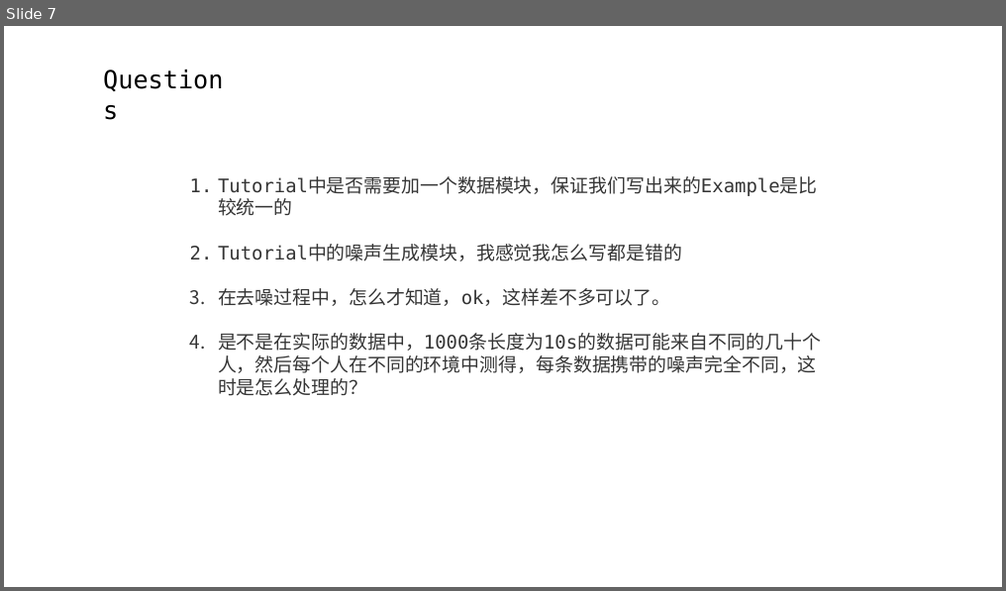
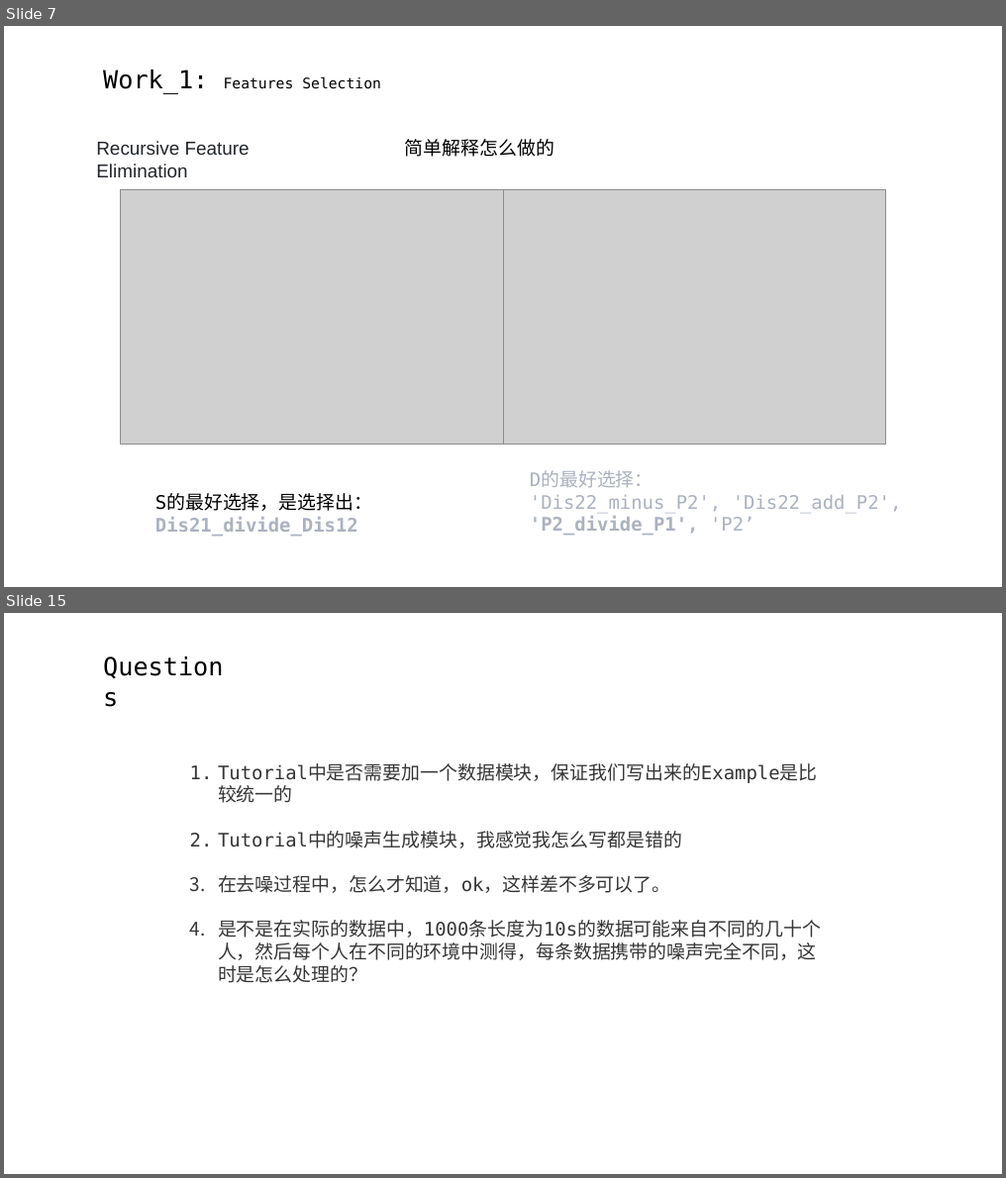
Before and after one commit to A-Big-Tortoise/Presentation, a slide deck: Presentation_821_JiayuChen.pptx. Shown one above the other, each under a label of ours: slide 7 before the commit, slides 7 and 15 after it; the slides between them are not shown. The pictures are 1006x591 and 1006x1178 pixels, drawn with LibreOffice and Linux fonts; fonts in the diff are those of the drawing; grey boxes stand for pictures. Boxes give left, top, right and bottom in pixels: in the first picture for what was removed or moved away, otherwise in the second. Text is boxed around its words. In the diff, an @@ line names an element or a change of style, - is before the commit and + after.

```diff
--- a/Presentation_821_JiayuChen.pptx
+++ b/Presentation_821_JiayuChen.pptx
@@ slide 7 added at (4, 26, 1002, 587), background #FFFFFF @@
@@ text added at (103, 70, 381, 94), 14 pt, text #000000 @@
+Work_1: Features Selection
@@ text added at (96, 141, 250, 177), 18 pt, text #212529 @@
+Recursive Feature Elimination
@@ text added at (405, 139, 554, 157), 18 pt, text #000000 @@
+简单解释怎么做的
@@ picture added at (121, 190, 503, 445) @@
@@ picture added at (503, 190, 886, 445) @@
@@ text added at (155, 494, 372, 536), 18 pt, text #ABB2BF, bold @@
+S的最好选择，是选择出：Dis21_divide_Dis12
@@ text added at (530, 472, 902, 535), 18 pt, text #ABB2BF @@
+D的最好选择：
+'Dis22_minus_P2', 'Dis22_add_P2', 'P2_divide_P1', 'P2’
@@ what was slide 7 is now slide 15 @@
```
Also in this commit, not shown: 5 slides changed, 7 other slides added, 1 slide removed.
